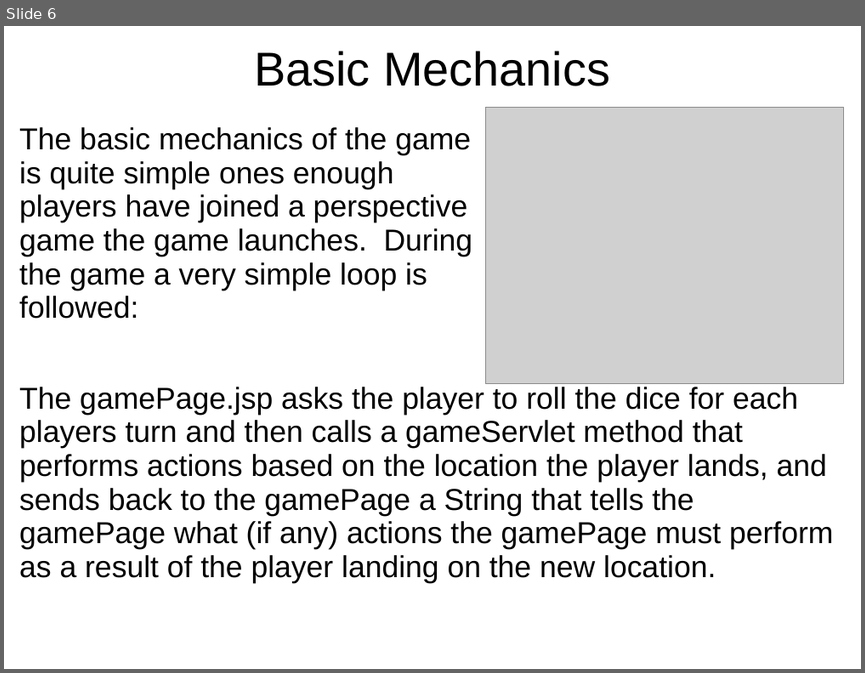
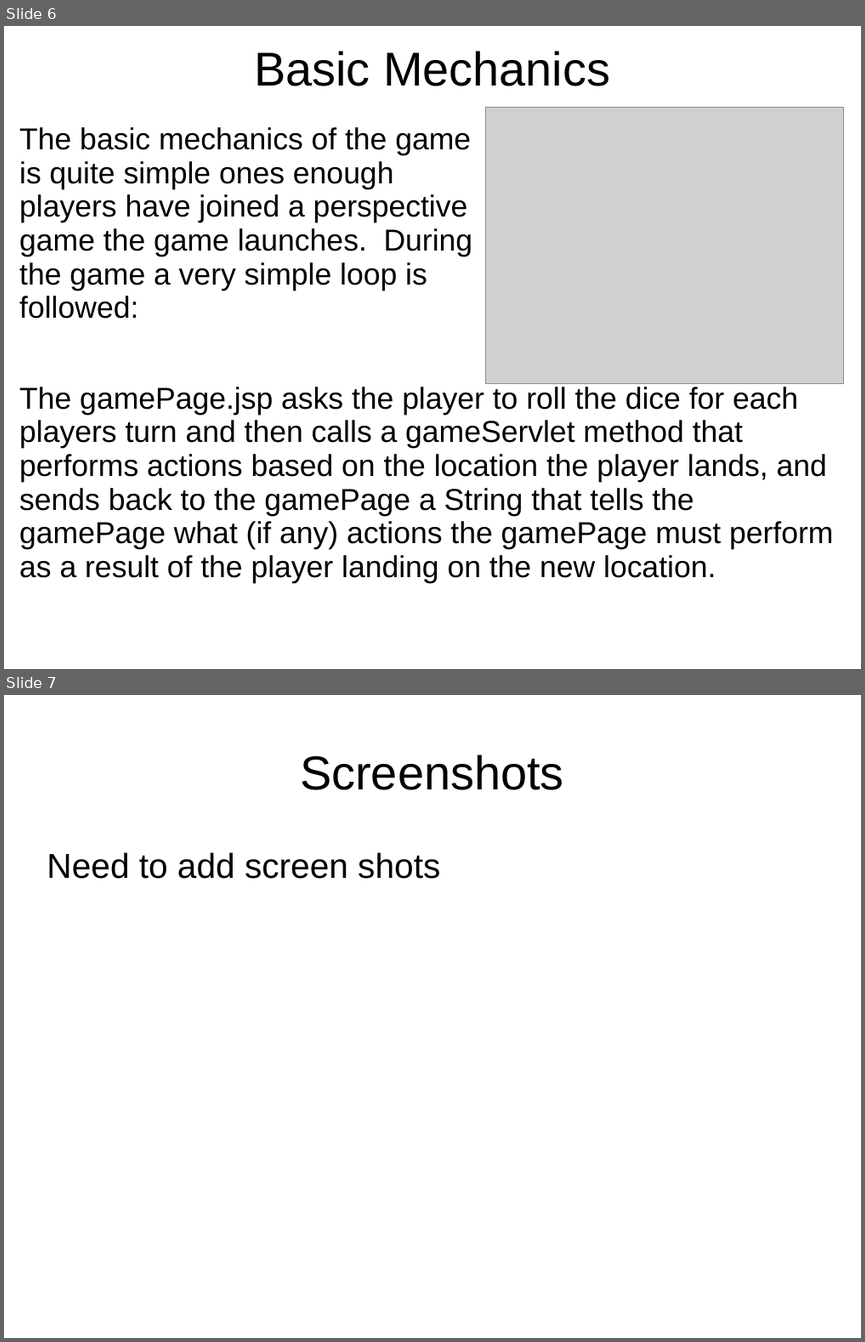
Before and after one commit to AK56/sfsu-csc-868-enigma-group, a slide deck: GroupMonopolyPP.ppt. Shown one above the other, each under a label of ours: slide 6 before the commit, slides 6 and 7 after it. The pictures are 865x673 and 865x1342 pixels, drawn with LibreOffice and Linux fonts; fonts in the diff are those of the drawing; grey boxes stand for pictures. Boxes give left, top, right and bottom in pixels: in the first picture for what was removed or moved away, otherwise in the second. Text is boxed around its words. In the diff, an @@ line names an element or a change of style, - is before the commit and + after.

```diff
--- a/GroupMonopolyPP.ppt
+++ b/GroupMonopolyPP.ppt
@@ slide 7 added at [4, 695, 861, 1338], background #FFFFFF @@
@@ title added at [300, 755, 563, 790], 44 pt, text #000000 @@
+Screenshots
@@ text added at [46, 852, 440, 879], 32 pt, text #000000 @@
+Need to add screen shots
```
Also in this commit, not shown: 1 slide changed.
